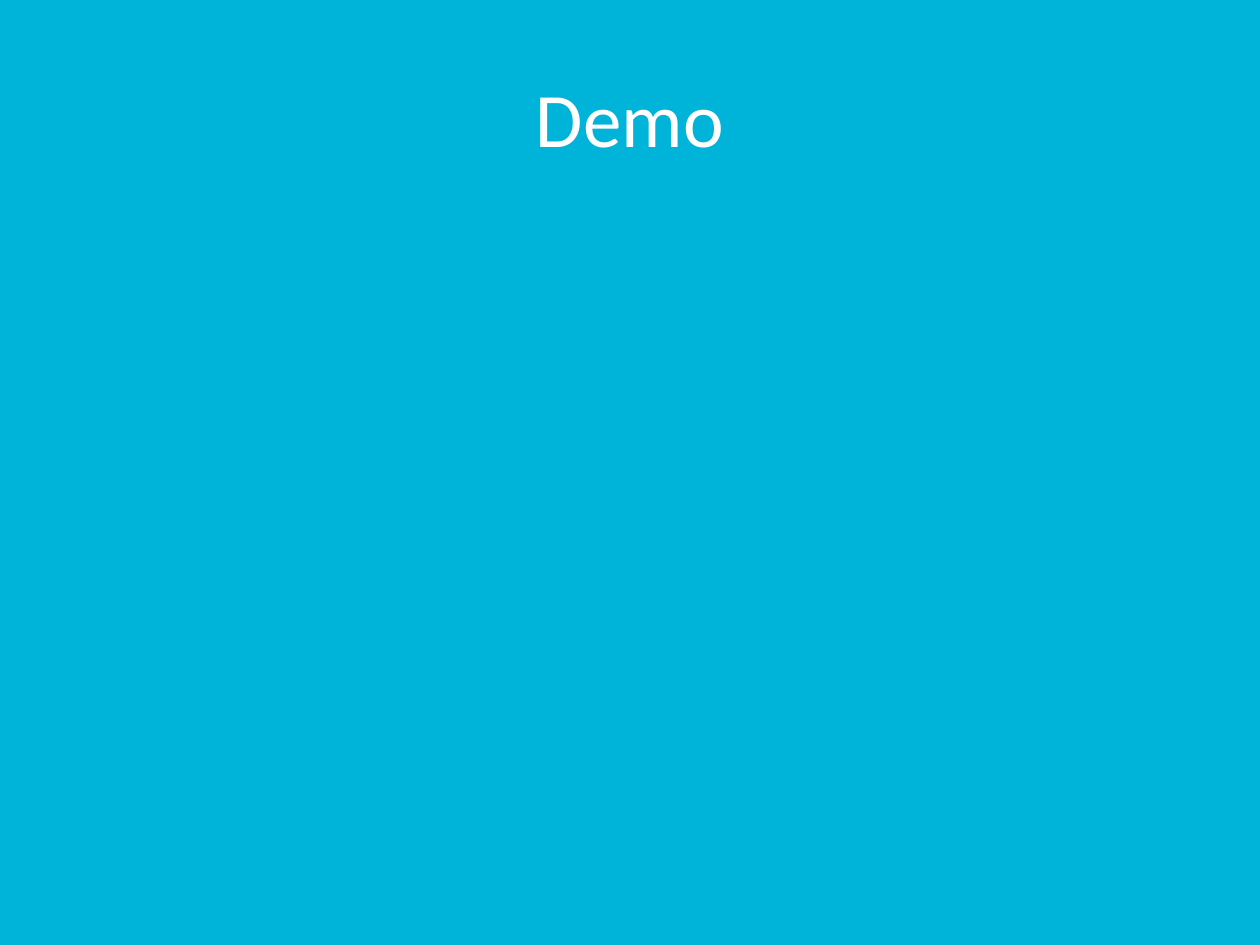
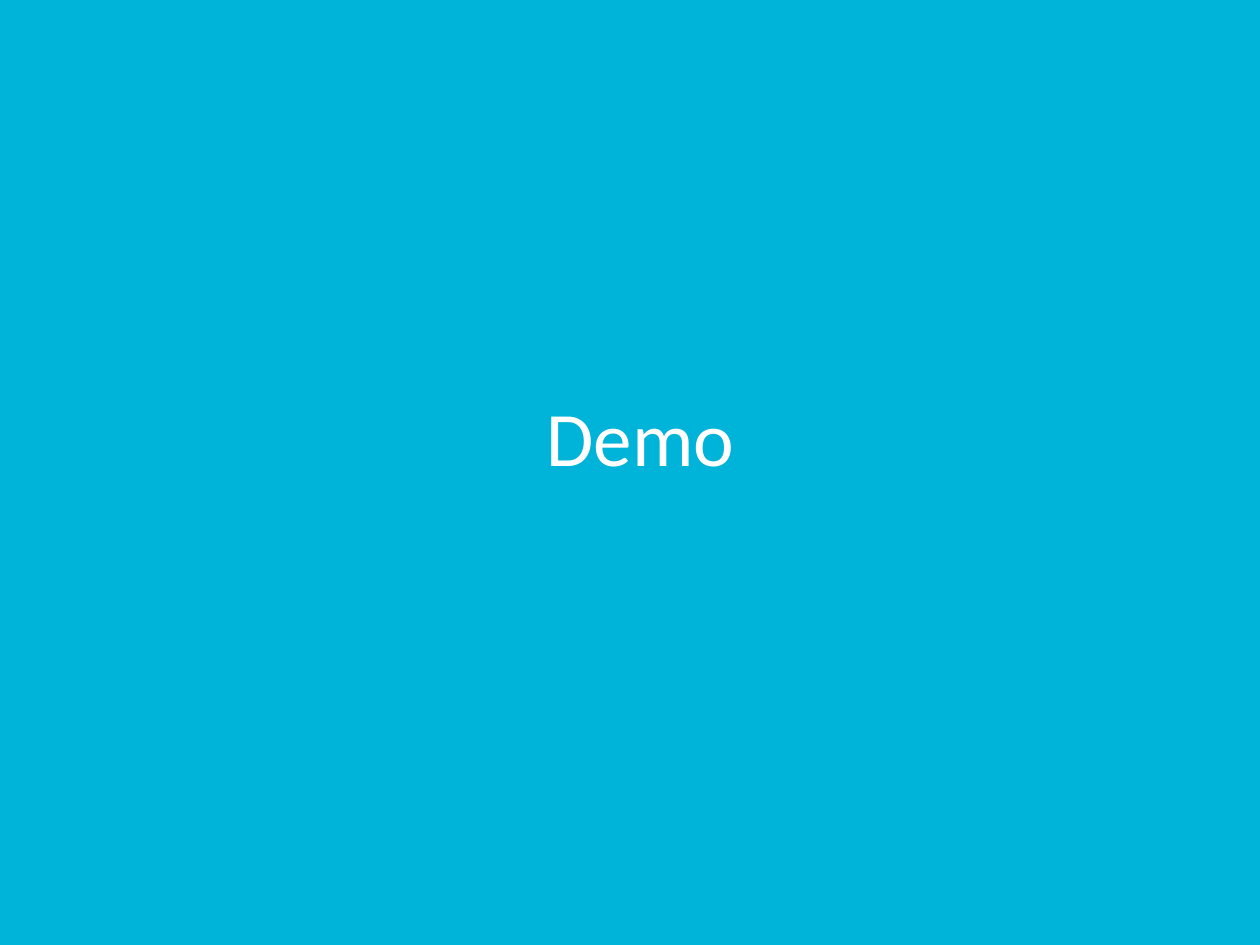
Before and after one commit to rutvijkumarshah/WatsiAndroidApp, a slide deck: slide 5 of docs/groupProject.pptx. Drawn at 1260x945 pixels with LibreOffice and Linux fonts; fonts in the diff are those of the drawing. Boxes give left, top, right and bottom in pixels: in the first picture for what was removed or moved away, otherwise in the second. Text is boxed around its words. In the diff, an @@ line names an element or a change of style, - is before the commit and + after.

```diff
--- a/docs/groupProject.pptx
+++ b/docs/groupProject.pptx
@@ title "Demo": place and size @@
-title "Demo" at (536, 97, 724, 148)
+title "Demo" at (547, 416, 735, 467)
```
Also in this commit, not shown: 2 other slides changed, 6 slides added, 4 slides removed.
